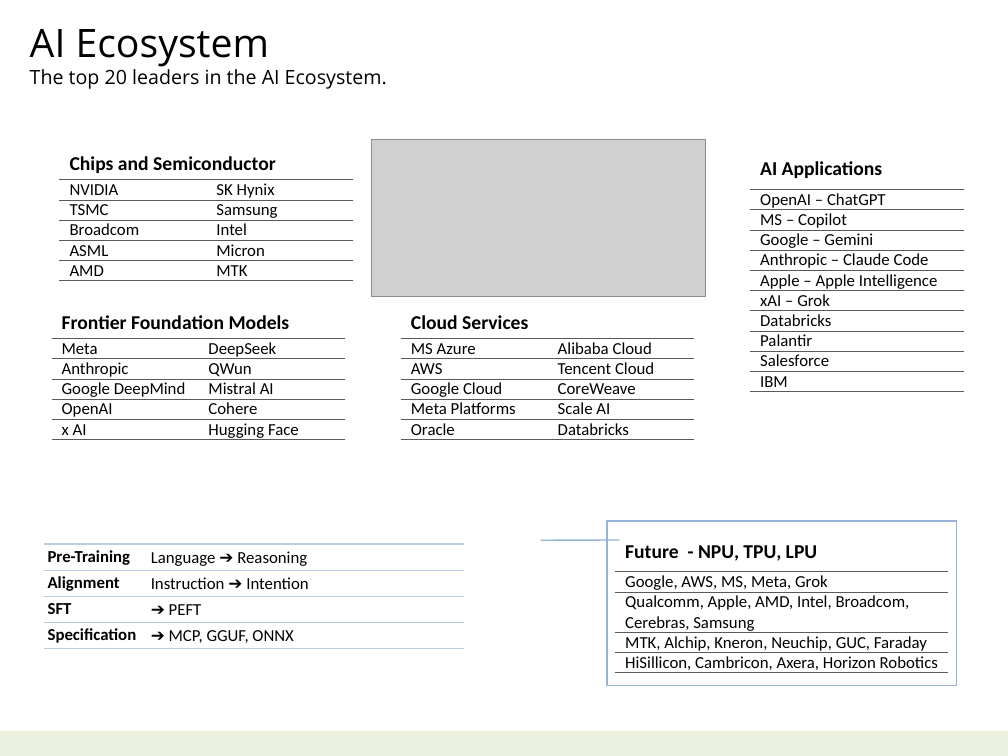
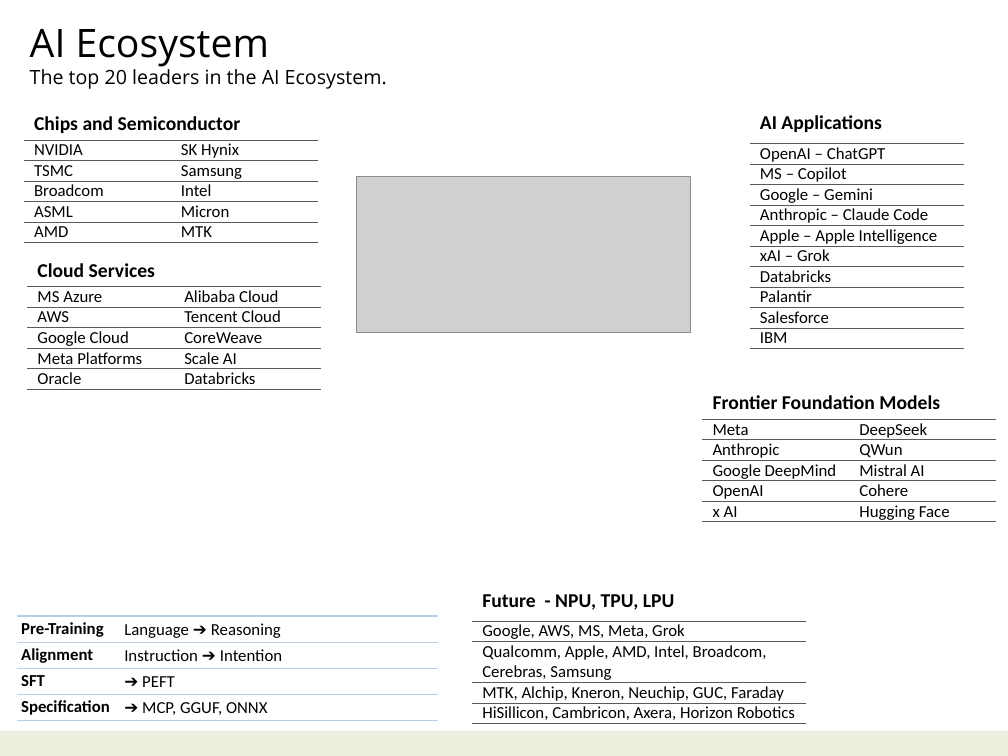
Before and after one commit to navibator/crazy-ai, a slide deck: slide 19 of ai.pptx. Drawn at 1008x756 pixels with LibreOffice and Linux fonts; fonts in the diff are those of the drawing; grey boxes stand for pictures. Boxes give left, top, right and bottom in pixels: in the first picture for what was removed or moved away, otherwise in the second. Text is boxed around its words. In the diff, an @@ line names an element or a change of style, - is before the commit and + after.

```diff
--- a/ai.pptx
+++ b/ai.pptx
@@ table: place and size @@
-table at <box>59,148,354,280</box>
+table at <box>24,108,319,241</box>
@@ table: place and size @@
-table at <box>750,148,965,391</box>
+table at <box>750,102,965,347</box>
@@ picture: place and size @@
-picture at <box>372,140,706,296</box>
+picture at <box>357,176,690,333</box>
@@ table: place and size @@
-table at <box>401,306,696,439</box>
+table at <box>27,255,322,388</box>
@@ table: place and size @@
-table at <box>51,306,346,442</box>
+table at <box>703,387,997,524</box>
@@ border callout removed at <box>607,521,956,685</box> @@
@@ table: place and size @@
-table at <box>615,532,949,674</box>
+table at <box>473,581,806,724</box>
@@ table: place and size @@
-table at <box>43,544,464,648</box>
+table at <box>17,616,437,720</box>
```
Also in this commit, not shown: 1 other file.
